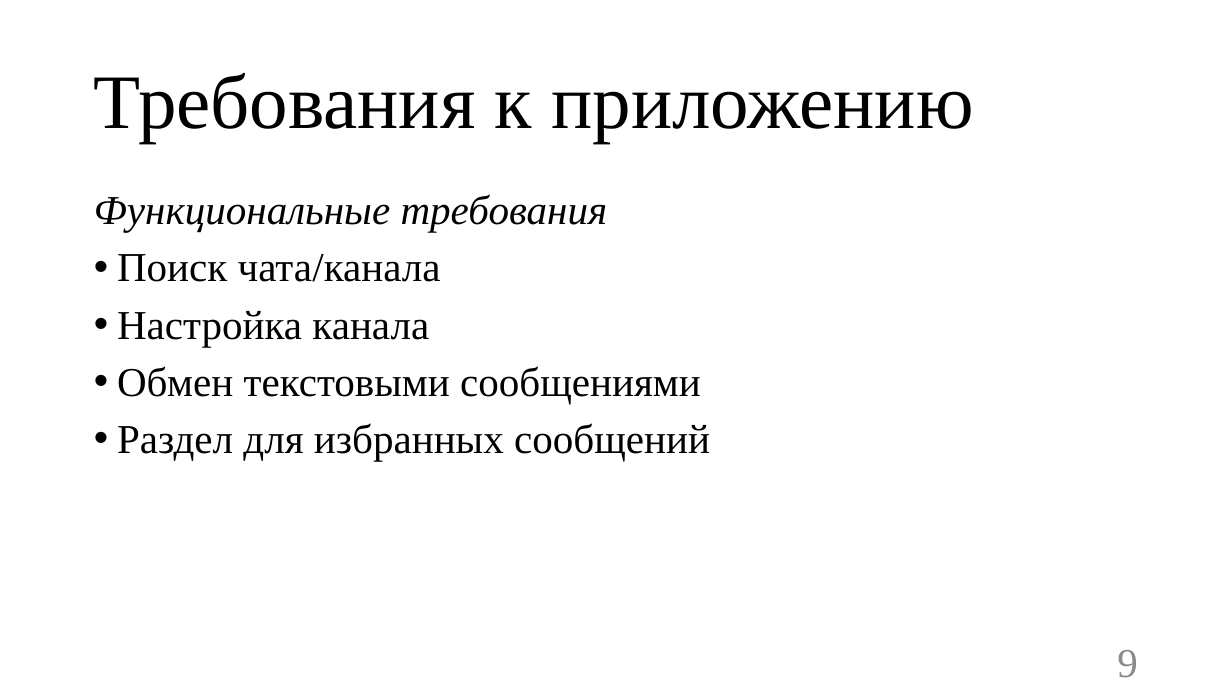
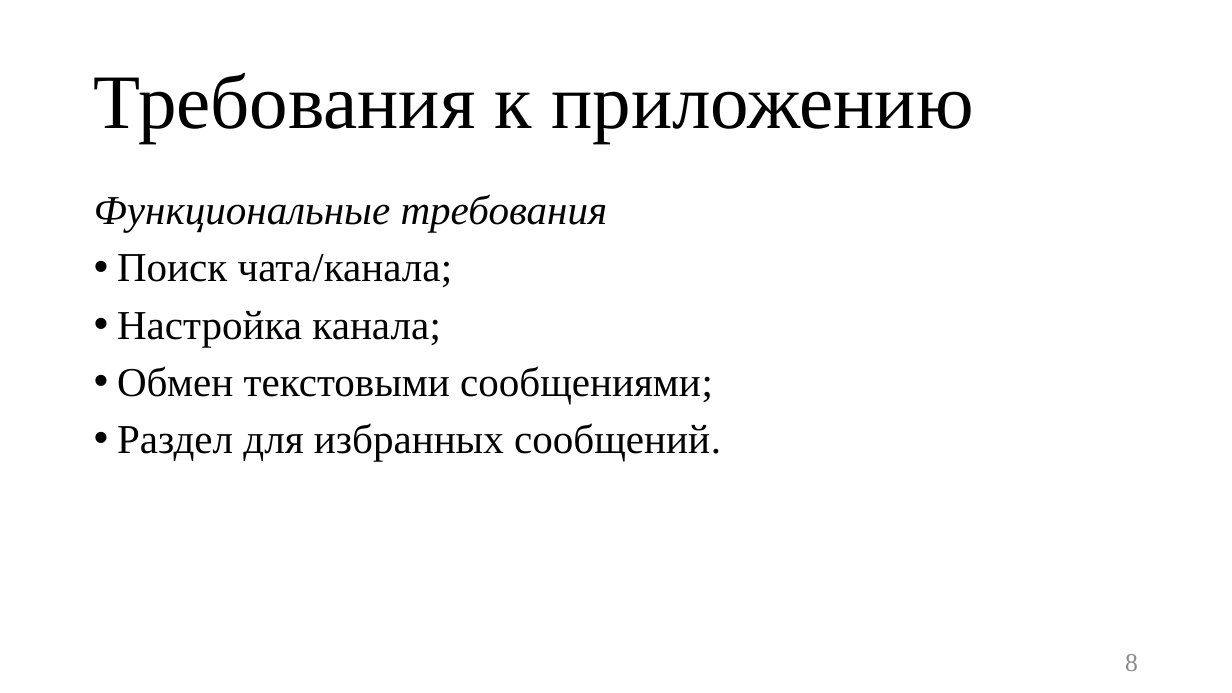
Before and after one commit to TouristTokyo/messenger_project, a slide deck: slide 8 of Documents/Презентация.pptx (slide 9 before the commit). Drawn at 1232x693 pixels with LibreOffice and Linux fonts; fonts in the diff are those of the drawing. Boxes give left, top, right and bottom in pixels: in the first picture for what was removed or moved away, otherwise in the second. Text is boxed around its words. In the diff, an @@ line names an element or a change of style, - is before the commit and + after.

```diff
--- a/Documents/Презентация.pptx
+++ b/Documents/Презентация.pptx
@@ text at bbox=[117, 254, 721, 461]: text changed @@
-• Поиск чата/канала
-• Настройка канала
-• Обмен текстовыми сообщениями
-• Раздел для избранных сообщений
+• Поиск чата/канала;
+• Настройка канала;
+• Обмен текстовыми сообщениями;
+• Раздел для избранных сообщений.
@@ page number at bbox=[1125, 654, 1138, 671]: text changed; size 32 to 20 pt @@
-9
+8
```
Also in this commit, not shown: 9 other slides changed, 12 slides added, 2 slides removed, 1 other file.
